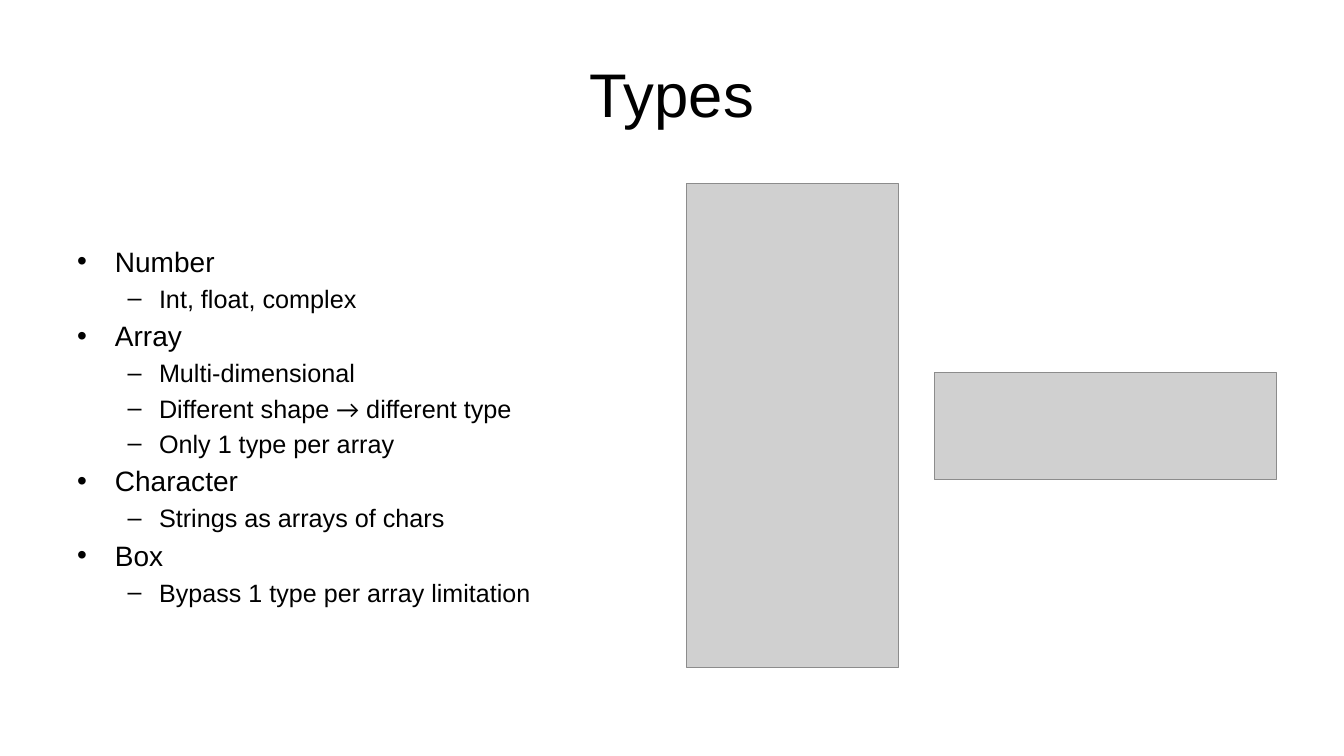
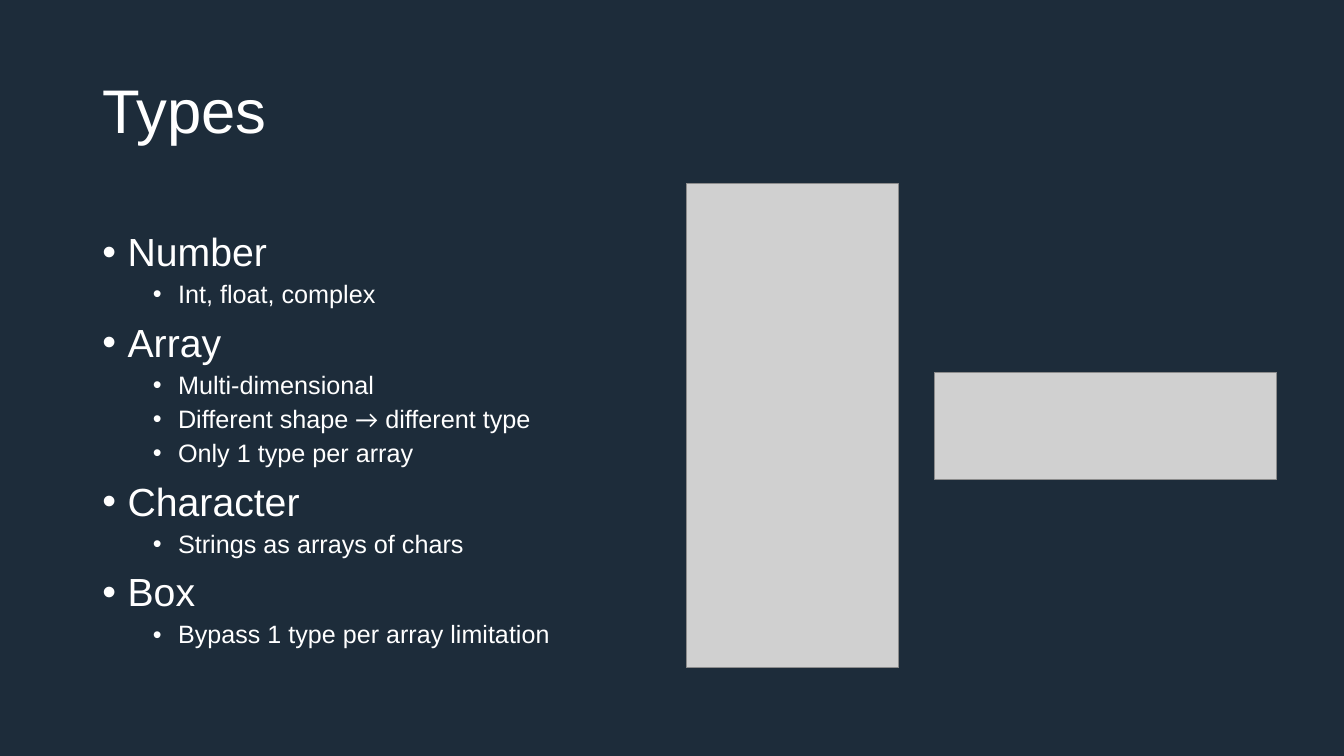
Before and after one commit to IEscher/PLM_uiua, a slide deck: slide 7 of documents/Presentation.pptx (slide 6 before the commit). Drawn at 1344x756 pixels with LibreOffice and Linux fonts; fonts in the diff are those of the drawing; grey boxes stand for pictures. Boxes give left, top, right and bottom in pixels: in the first picture for what was removed or moved away, otherwise in the second. Text is boxed around its words. In the diff, an @@ line names an element or a change of style, - is before the commit and + after.

```diff
--- a/documents/Presentation.pptx
+++ b/documents/Presentation.pptx
@@ background #FFFFFF to #1D2C3A @@
@@ title "Types": place and size @@
-title "Types" at <box>590,74,754,129</box>
+title "Types" at <box>102,90,266,145</box>
@@ title "Types" at <box>102,90,266,145</box>: text colour #000000 to #FFFFFF; alignment centre to left; line spacing 1 to 0.9 @@
@@ text "Number": place and size @@
-text "Number" at <box>115,251,530,608</box>
+text "Number" at <box>128,237,549,649</box>
@@ text "Number" at <box>128,237,549,649</box>: size 20 to 28 pt in "Number", "Array", "Character", "Box"; text colour #000000 to #FFFFFF; indent changed; line spacing 1 to 0.9; more space between paragraphs; bullet – to • @@
```
Also in this commit, not shown: 7 other slides changed, 2 slides added, 1 other file.
